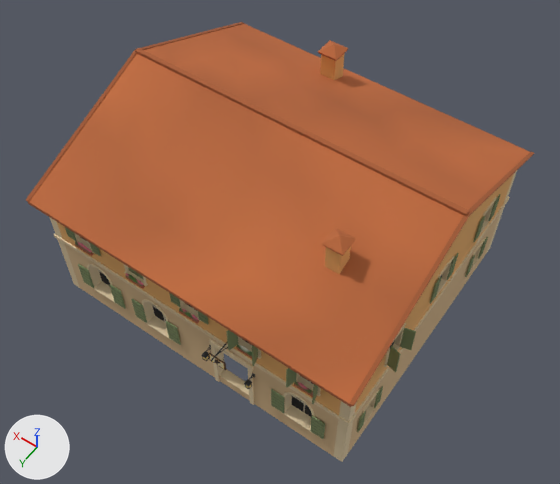
An edit to the glTF model games/yorimichi/assets/belmonte/meshes/SM_BM_BH_Osteria.glb, drawn before and after from the same camera.
Both versions are drawn from a camera (50 mm lens) standing at (-15.1, 21.7, 35.5) and looking at (-0.8, 1.6, 3.9). Every picture has the same lights, and +X, +Y and +Z are marked at lower left. The picture after the commit comes second. Vertices at exactly the same position are counted once.

Objects in the first picture: 'SM_BM_BH_Osteria'.
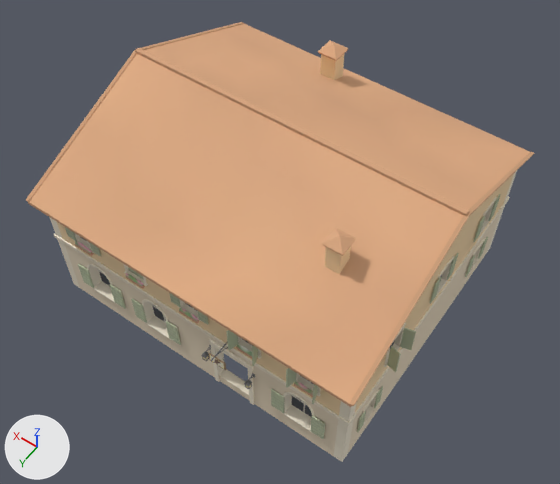
Location of each change, (x1, y1, x2, y2) in pixels of the pictures (560 x 484 px):
part 1 of me_sm_bh_osteria, recoloured (orange to beige)
    both: (26, 22, 534, 462)
part 2 of me_sm_bh_osteria, recoloured
    both: (53, 35, 509, 462)

Diff of the bpy script that builds the scene:
```diff
--- a/games/yorimichi/assets/belmonte/meshes/SM_BM_BH_Osteria.glb.py
+++ b/games/yorimichi/assets/belmonte/meshes/SM_BM_BH_Osteria.glb.py
@@ me_sm_bh_osteria @@
 me_sm_bh_osteria.from_pydata(...)  # 7376 vertices, 10730 faces; spans x -9.6..9.6, y -8.7..9.4, z -0.6..10.6
 # used by ob_sm_bm_bh_osteria; location = (0.0, 0.0, 0.0)
+# me_sm_bh_osteria part 1: 6114 faces centred in x -9.6..9.6, y -8.7..9.4, z -0.5..10.5 are repainted in the vertex colours; the middle colour goes from orange #d4ab66 to beige #ebd6aa
+# me_sm_bh_osteria part 2: 4616 faces centred in x -9.3..9.3, y -8.4..9.0, z -0.5..10.4 are repainted in the vertex colours; the middle colour goes from beige #dec9a3 to pale yellow #f0e6d1
 me_sm_bh_osteria.materials.append(mat_bm_000_m_stone_042)
```
